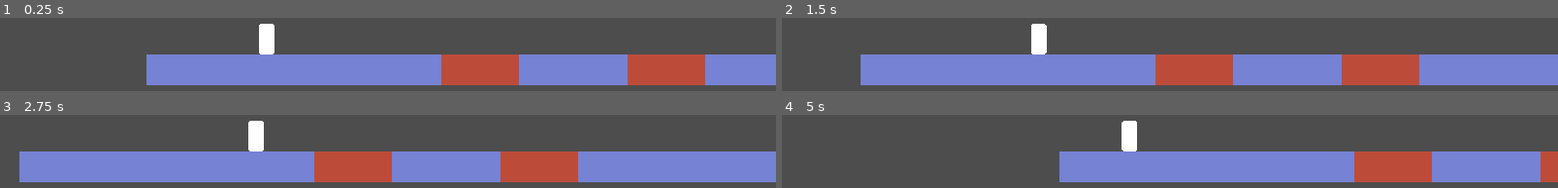
Above: before the commit, frames 1-4 (two rows, left to right).
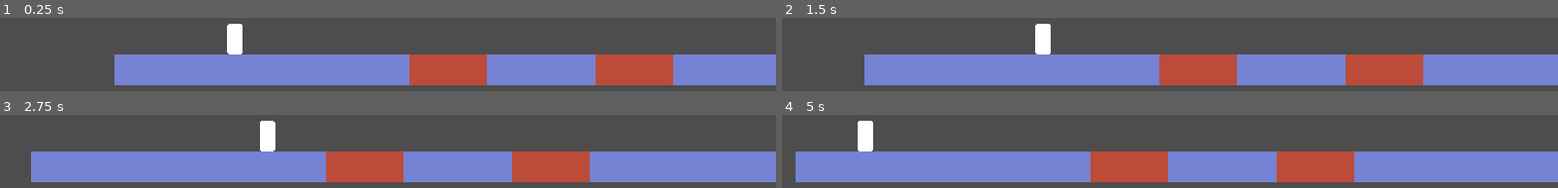
Above: after the commit, the same moments.

Repository: redpebble/trijam-314
Game: Godot game, scene res://scenes/levels/level1.tscn
Same seed, same stepped clock (60 frames per second), same inputs: the game is played once before the commit and once after it.
Inputs:
- Up to frame 1 (0.25 s): no input
- Up to frame 2 (1.5 s): no input
- Up to frame 3 (2.75 s): no input
- Up to frame 4 (5 s): no input

The runs differ from the first frame. In frame 1, 10% of the frame differs, in the area x 14-91%, y 7-93%; in frame 2, 1.5%; in frame 3, 4.4%; in frame 4, 30%, in the area x 1-100%, y 7-93%.

Commit message:
Ghost of previous run (based around level signals)

Diff:
--- a/godot/scenes/camera.gd
+++ b/godot/scenes/camera.gd
@@ -2,7 +2,7 @@
 
 var target: Node2D = null
 var lookahead : float = 200.0
-var speed = 10
+var speed = 6.5
 
 func _physics_process(delta: float) -> void:
 	if (!target): return
--- /dev/null
+++ b/godot/scenes/ghost.gd
@@ -0,0 +1,47 @@
+class_name Ghost
+extends Node2D
+
+
+var current_run : Array = []
+var last_run : Array = []
+var progress_index : int = 0
+
+enum states {DEFAULT, FAIL, WIN}
+var state = states.DEFAULT : set = set_state
+
+
+func _ready() -> void:
+	top_level = true # useful if parented by a moving node
+	modulate.a = 0.5
+
+
+func _physics_process(_delta: float) -> void:
+	if last_run.is_empty() : return
+	if progress_index >= last_run.size() : return
+	global_transform = last_run[progress_index]
+	progress_index += 1
+
+
+func add_run_progess(pos : Transform2D):
+	current_run.append(pos)
+
+func start_new_run():
+	if current_run.is_empty() : return
+	last_run = current_run.duplicate()
+	current_run.clear()
+	progress_index = 1
+
+func clear_all_runs():
+	current_run.clear()
+	last_run.clear()
+
+
+func set_state(_state):
+	state = _state
+	match state:
+		states.DEFAULT:
+			modulate = Color.WHITE
+		states.FAIL:
+			modulate = Color.INDIAN_RED
+		states.WIN:
+			modulate = Color.LIME_GREEN
--- /dev/null
+++ b/godot/scenes/ghost.tscn
@@ -0,0 +1,12 @@
+[gd_scene load_steps=3 format=3 uid="uid://bas4p1y806k6r"]
+
+[ext_resource type="Texture2D" uid="uid://dcls84yphic5e" path="res://assets/player.png" id="1_hy7bl"]
+[ext_resource type="Script" path="res://scenes/ghost.gd" id="1_kyq88"]
+
+[node name="Ghost" type="Node2D"]
+script = ExtResource("1_kyq88")
+
+[node name="Ghost" type="Sprite2D" parent="."]
+scale = Vector2(0.556, 0.5)
+texture = ExtResource("1_hy7bl")
+offset = Vector2(0, -40)
--- a/godot/scenes/levels/level.gd
+++ b/godot/scenes/levels/level.gd
@@ -3,17 +3,28 @@
 
 @export var next_level_res: Resource
 
+@onready var ghost := $Ghost
+@onready var character := $Character
+@onready var camera := $Camera2D
+
 func _ready() -> void:
-	$Character.connect("hit_hazard", reset)
-	$Character.connect("hit_goal", load_next_level)
+	character.connect("hit_hazard", reset)
+	character.connect("hit_goal", load_next_level)
+	character.connect("hit_goal", ghost.clear_all_runs)
 
 	reset()
-	$Camera2D.target = $Character
+	camera.target = character
 
 func reset() -> void:
-	$Character.direction = 1
-	$Character.position = $Start.position
-	$Camera2D.position.x = $Start.position.x
+	character.direction = 1
+	character.position = $Start.position
+	character.position.x = $Start.position.x
+	#camera.global_position = character.global_position
+	if ghost : ghost.start_new_run()
+
+func _physics_process(_delta: float) -> void:
+	if ghost : ghost.add_run_progess(character.global_transform)
+
 
 var load_lock = false
 func load_next_level() -> void:
--- a/godot/scenes/levels/level1.tscn
+++ b/godot/scenes/levels/level1.tscn
@@ -1,11 +1,12 @@
-[gd_scene load_steps=18 format=3 uid="uid://bpwlmjan0tmis"]
+[gd_scene load_steps=19 format=3 uid="uid://bpwlmjan0tmis"]
 
 [ext_resource type="Script" path="res://scenes/levels/level.gd" id="1_1g0je"]
-[ext_resource type="PackedScene" uid="uid://d1a3impy5lljt" path="res://scenes/character.tscn" id="1_rapfa"]
+[ext_resource type="PackedScene" uid="uid://w5v3ec1ysqdd" path="res://scenes/character.tscn" id="1_rapfa"]
 [ext_resource type="PackedScene" uid="uid://bt6rxh6q2uvoj" path="res://scenes/levels/level2.tscn" id="2_jint4"]
 [ext_resource type="PackedScene" uid="uid://l1np6ys8mw12" path="res://scenes/UI/pause_menu.tscn" id="2_nep4c"]
 [ext_resource type="Script" path="res://scenes/camera.gd" id="2_p0ldi"]
 [ext_resource type="Script" path="res://scenes/level_geometry.gd" id="4_7pf31"]
+[ext_resource type="PackedScene" uid="uid://bas4p1y806k6r" path="res://scenes/ghost.tscn" id="6_fekqb"]
 
 [sub_resource type="RectangleShape2D" id="RectangleShape2D_h4uho"]
 size = Vector2(380, 40)
@@ -53,6 +54,8 @@
 visible = false
 
 [node name="Character" parent="." instance=ExtResource("1_rapfa")]
+
+[node name="Ghost" parent="." instance=ExtResource("6_fekqb")]
 
 [node name="Start" type="Node2D" parent="."]
 position = Vector2(80, 440)
--- a/godot/scenes/levels/level2.tscn
+++ b/godot/scenes/levels/level2.tscn
@@ -1,10 +1,11 @@
-[gd_scene load_steps=13 format=3 uid="uid://bt6rxh6q2uvoj"]
+[gd_scene load_steps=14 format=3 uid="uid://bt6rxh6q2uvoj"]
 
 [ext_resource type="Script" path="res://scenes/levels/level.gd" id="1_lqjkl"]
 [ext_resource type="Script" path="res://scenes/camera.gd" id="2_2o17f"]
 [ext_resource type="PackedScene" uid="uid://l1np6ys8mw12" path="res://scenes/UI/pause_menu.tscn" id="3_m02jb"]
-[ext_resource type="PackedScene" uid="uid://d1a3impy5lljt" path="res://scenes/character.tscn" id="4_kl67p"]
+[ext_resource type="PackedScene" uid="uid://w5v3ec1ysqdd" path="res://scenes/character.tscn" id="4_kl67p"]
 [ext_resource type="Script" path="res://scenes/level_geometry.gd" id="5_dbheq"]
+[ext_resource type="PackedScene" uid="uid://bas4p1y806k6r" path="res://scenes/ghost.tscn" id="5_yqwhl"]
 
 [sub_resource type="RectangleShape2D" id="RectangleShape2D_h4uho"]
 size = Vector2(440, 40)
@@ -39,6 +40,8 @@
 visible = false
 
 [node name="Character" parent="." instance=ExtResource("4_kl67p")]
+
+[node name="Ghost" parent="." instance=ExtResource("5_yqwhl")]
 
 [node name="Start" type="Node2D" parent="."]
 position = Vector2(64, 280)
Not shown: 1 places in godot/scenes/character.tscn that only renumber resources
